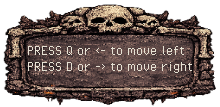
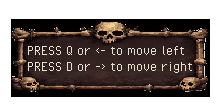
Layered file, before and after one edit (w=220, h=107). Changes by layer:
removed layer "Calque copié #2" over <box>3,4,216,106</box>
painted on "Calque copié" over <box>11,19,210,97</box>
